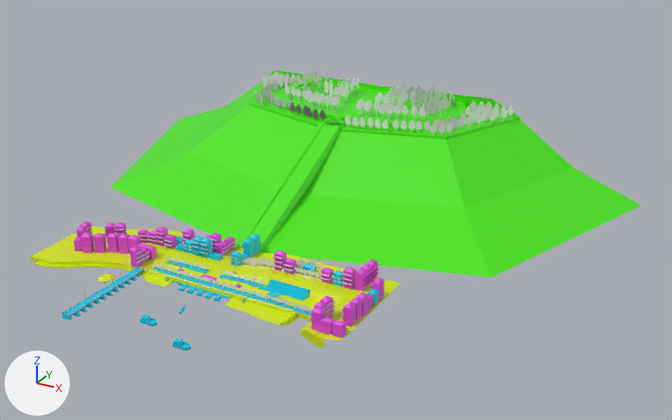
An edit to the FBX model Assets/Ambiente/Cais/Cais.fbx, drawn before and after from the same camera.
Camera for both pictures: a 50 mm camera at (346.0, -473.0, 315.0) aimed at (37.0, 90.0, 34.0). The axes (+X, +Y, +Z) are drawn at lower left. The lights are the same throughout. The older version comes first. Where no turn or scale is listed for an object, it has been applied to the vertices. Vertices at exactly the same position are counted once.

Objects in the first picture: 'AssetsCais', 'AssetsMisc_Cais', 'Montanha_Cais', 'Terreno_Cais' and 49 more.
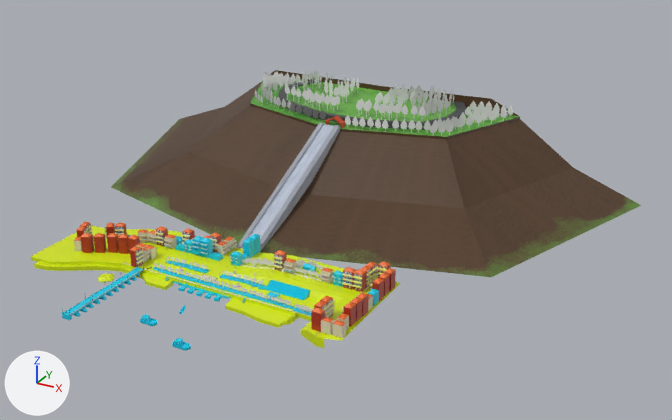
The change in detail:
Picture 'Montanha_Cais.png' (img_montanha_cais_png) is new.
Picture 'AssetsMisc.png' (img_assetsmisc_png) is new.
In material 'MontanhaCais' (mat_montanhacais), base_color is no longer (0.0659, 0.8, 0.0), green #49e700.
In material 'MontanhaCais' (mat_montanhacais), texture is now set to img_montanha_cais_png.
In material 'AssetsMisc' (mat_assetsmisc), base_color is no longer (0.8, 0.0642, 0.737), pink #e748df.
In material 'AssetsMisc' (mat_assetsmisc), texture is now set to img_assetsmisc_png.
me_cube_650 is used by ob_assetsmisc_cais; location (4.0, -6.7, 24.5).
me_cube_650 had 5730 vertices, 5267 faces and spanned x -127.0..113.0, y -96.0..38.0, z -9.0..10.0.
me_cube_650 now has 6126 vertices, 5629 faces and spans x -127.0..113.0, y -96.0..38.0, z -9.0..10.0.
me_cube_650 part 1: the loose piece of 120 vertices spanning x 92.0..98.0, y 16.0..23.0, z -5.0..10.0 is turned -90 degrees about the z axis through its middle, then moved by (-1.0, -3.0, 0.0).
me_cube_650 part 2: the loose piece of 120 vertices spanning x 83.0..90.0, y 13.0..20.0, z -5.0..10.0 is copied, and the copy is moved by (16.0, 18.0, 0.0); it spans x 99.0..106.0, y 32.0..38.0, z -5.0..10.0.
me_cube_650 part 3: the loose piece of 120 vertices spanning x 106.0..113.0, y 9.0..16.0, z -5.0..10.0 is copied, and the copy is moved by (0.0, 8.0, 0.0); it spans x 106.0..113.0, y 17.0..24.0, z -5.0..10.0.
me_cube_650 part 4: the loose piece of 120 vertices spanning x 106.0..113.0, y 9.0..16.0, z -5.0..10.0 is copied, and the copy is moved by (1.0, 16.0, 0.0); it spans x 107.0..113.0, y 25.0..32.0, z -5.0..10.0.
me_cube_650 part 5: the loose piece of 36 vertices spanning x 106.0..112.0, y -6.0..1.0, z -5.0..5.0 is copied, and the copy is moved by (-1.0, -29.0, 0.0); it spans x 104.0..110.0, y -35.0..-28.0, z -5.0..5.0.
me_cube_650 part 6: 60 vertices moved from x 92.0..98.0, y 24.0..27.0, z -5.0..10.0 to x 92.0..99.0, y 24.0..27.0, z -5.0..10.0; 174 vertices removed from x 92.0..98.0, y 24.0..38.0, z -5.0..10.0; 174 vertices added at x 92.0..99.0, y 21.0..35.0, z -5.0..10.0.
me_cube_645 is used by ob_terreno_cais; location (6.2, -4.0, 15.5).
me_cube_645 had 500 vertices, 350 faces and spanned x -142.0..112.0, y -53.0..36.0, z -4.0..5.0.
me_cube_645 now has 520 vertices, 368 faces and spans x -142.0..112.0, y -53.0..36.0, z -5.0..5.0.
Part 7, on me_cube_645:
120 faces are deleted.
20 vertices are added at x -134.0..64.0, y -53.0..-25.0, z -5.0.
138 new faces join them.

Boxes (x1, y1, x2, y2) around the edits, measured in the pictures (672 x 420 px; the box of a moved part takes in the faces that stretch with it):
'Montanha_Cais', surface changed (green to brown)
    both: (111, 70, 641, 277)
'AssetsMisc_Cais', surface changed, reshaped
    before: (61, 222, 384, 338)
    after: (61, 222, 396, 338)
part 1 of me_cube_650, moved or reshaped
    before: (355, 268, 369, 291)
    after: (352, 269, 366, 292)
part 2 of me_cube_650, added
    after: (377, 261, 391, 278)
part 3 of me_cube_650, added
    after: (378, 273, 390, 296)
part 4 of me_cube_650, added
    after: (384, 268, 396, 291)
part 5 of me_cube_650, added
    after: (335, 313, 349, 328)
part 6 of me_cube_650, moved or reshaped
    before: (361, 259, 379, 283)
    after: (360, 262, 378, 288)
part 7 of me_cube_645, moved or reshaped
    before: (279, 311, 297, 326)
    after: (34, 265, 297, 328)
